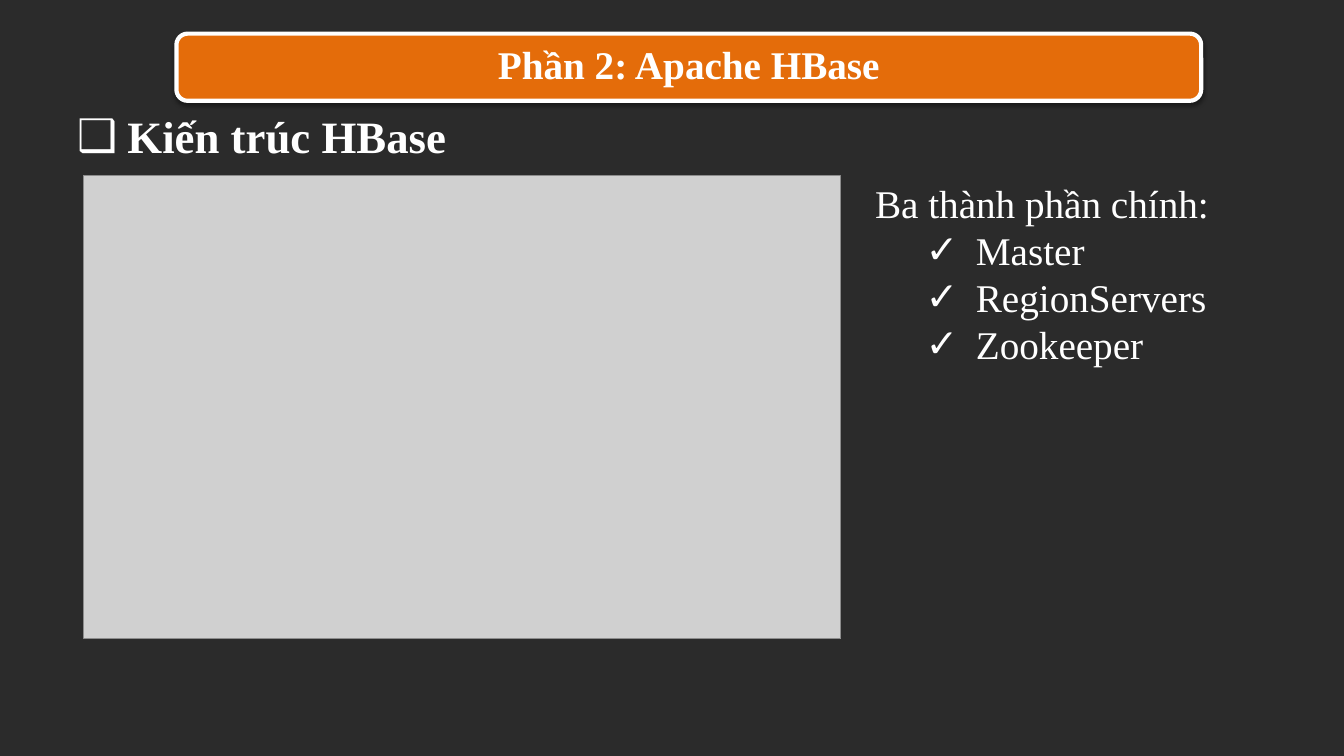
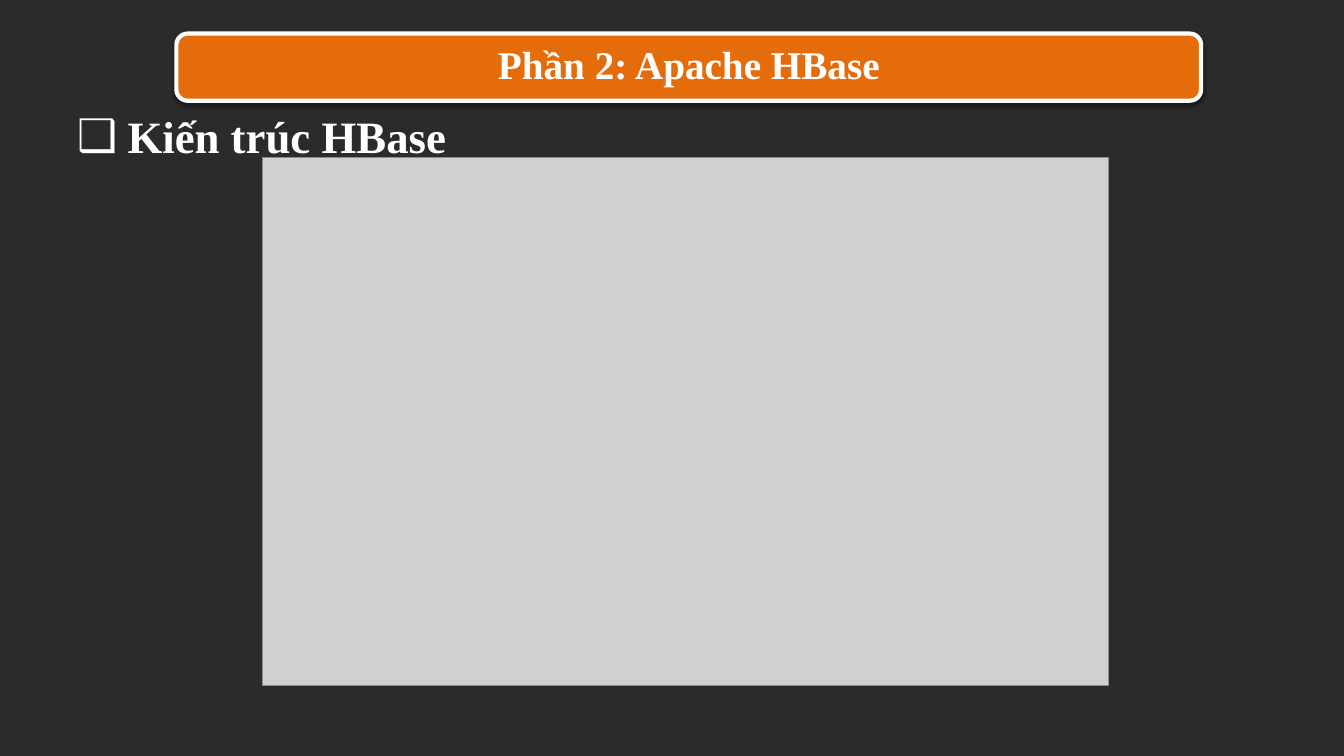
Before and after one commit to trandinhlam/document, a slide deck: slide 10 of CSDLNangCao/final/5. File Thuyet Trinh/N14_R_HBase_20210311.pptx. Drawn at 1344x756 pixels with LibreOffice and Linux fonts; fonts in the diff are those of the drawing; grey boxes stand for pictures; background and template pictures are left out; a plain dark background stands for a picture behind light text. Boxes give left, top, right and bottom in pixels: in the first picture for what was removed or moved away, otherwise in the second. Text is boxed around its words. In the diff, an @@ line names an element or a change of style, - is before the commit and + after.

```diff
--- a/CSDLNangCao/final/5. File Thuyet Trinh/N14_R_HBase_20210311.pptx
+++ b/CSDLNangCao/final/5. File Thuyet Trinh/N14_R_HBase_20210311.pptx
@@ text "Kiến trúc HBase" rewrapped from [127,120,446,154] to [128,120,446,163] @@
@@ picture: place and size @@
-picture at [84,176,841,639]
+picture at [262,157,1108,686]
@@ text removed at [875,189,1209,367] @@
-Ba thành phần chính:
-  ✓ Master
-  ✓ RegionServers
-  ✓ Zookeeper
```
Also in this commit, not shown: 20 other slides changed, 1 slide added, 7 other files.
